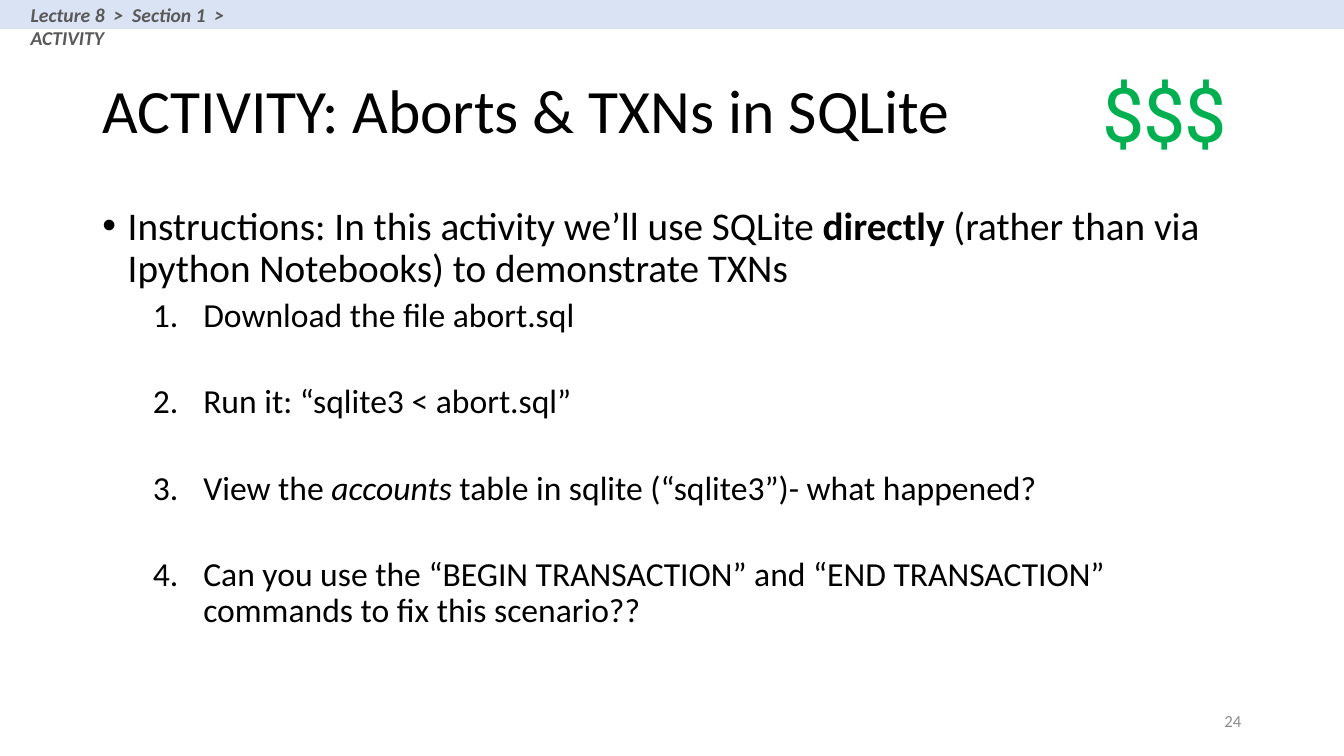
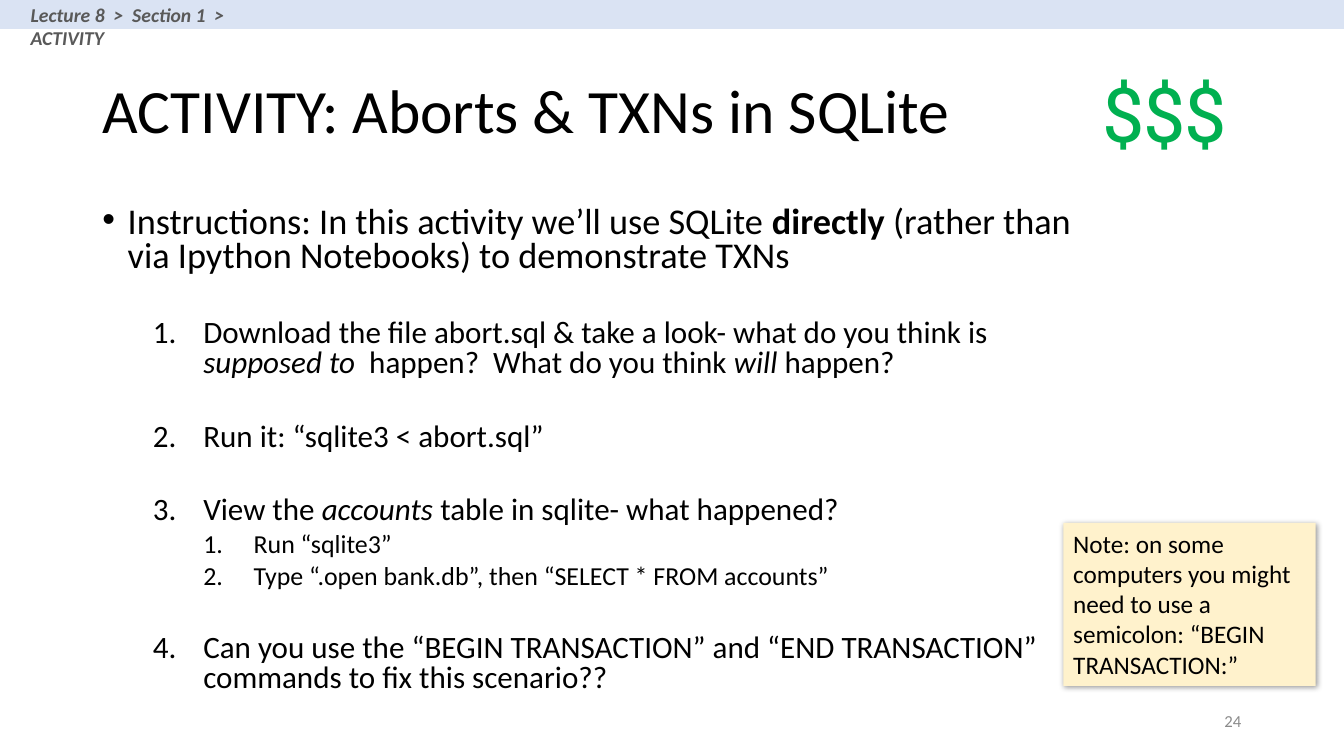
Before and after one commit to XIEQ/cs145-notebooks, a slide deck: slide 24 of lecture-8-9/Lectures_8_9_TXNs.pptx. Drawn at 1344x756 pixels with LibreOffice and Linux fonts; fonts in the diff are those of the drawing. Boxes give left, top, right and bottom in pixels: in the first picture for what was removed or moved away, otherwise in the second. Text is boxed around its words. In the diff, an @@ line names an element or a change of style, - is before the commit and + after.

```diff
--- a/lecture-8-9/Lectures_8_9_TXNs.pptx
+++ b/lecture-8-9/Lectures_8_9_TXNs.pptx
@@ text at bbox=[128, 207, 1071, 689]: size 28 to 25.9 pt in "Instructions: In this activity we’ll use SQLite ..."; size 24 to 22.2 pt in "Run it: “sqlite3 < abort.sql”", "Can you use the “BEGIN TRANSACTION” and ..."; line spacing 0.9 to 0.8 @@
@@ text at bbox=[203, 321, 987, 378]: text changed; size 24 to 22.2 pt @@
-  1. Download the file abort.sql
+  1. Download the file abort.sql & take a look- what do you think is supposed to happen? What do you think will happen?
@@ text at bbox=[203, 498, 839, 590]: text changed; size 24 to 18.5 pt @@
-  3. View the accounts table in sqlite (“sqlite3”)- what happened?
+  3. View the accounts table in sqlite- what happened?
+    1. Run “sqlite3”
+    2. Type “.open bank.db”, then “SELECT * FROM accounts”
@@ rectangle added at bbox=[1064, 523, 1316, 687], fill #FFF2CC, 18 pt, text #000000 @@
+Note: on some computers you might need to use a semicolon: “BEGIN TRANSACTION:”
```
Also in this commit, not shown: 25 other slides changed, 1 slide added, 2 slides removed, 1 other file.
